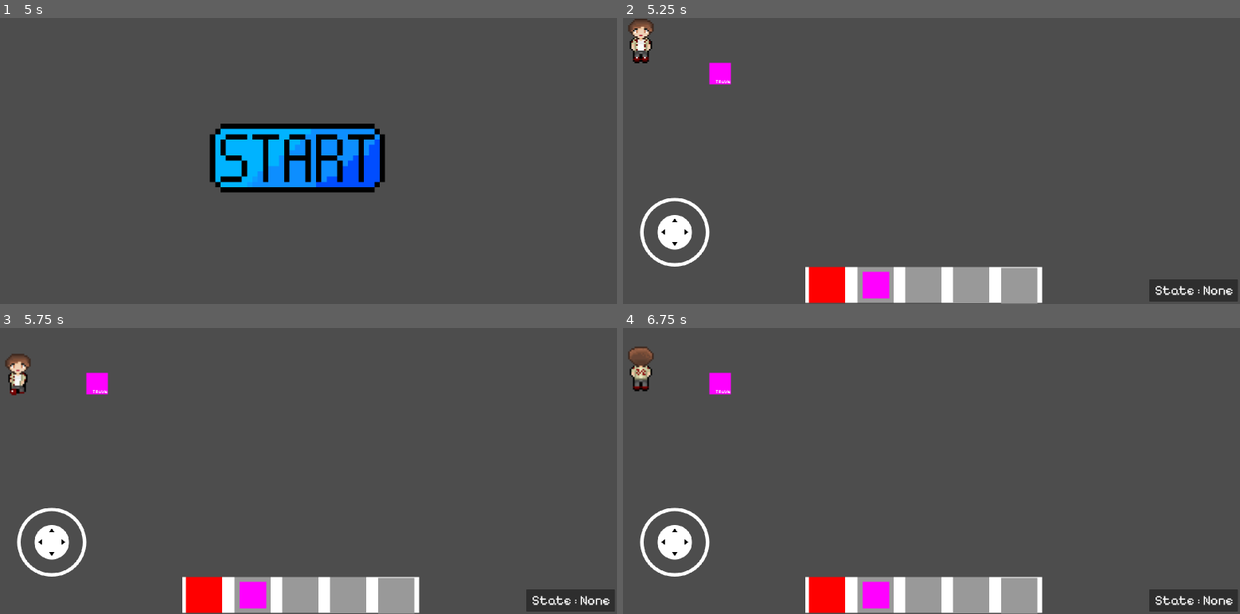
Above: before the commit, frames 1-4 (two rows, left to right).
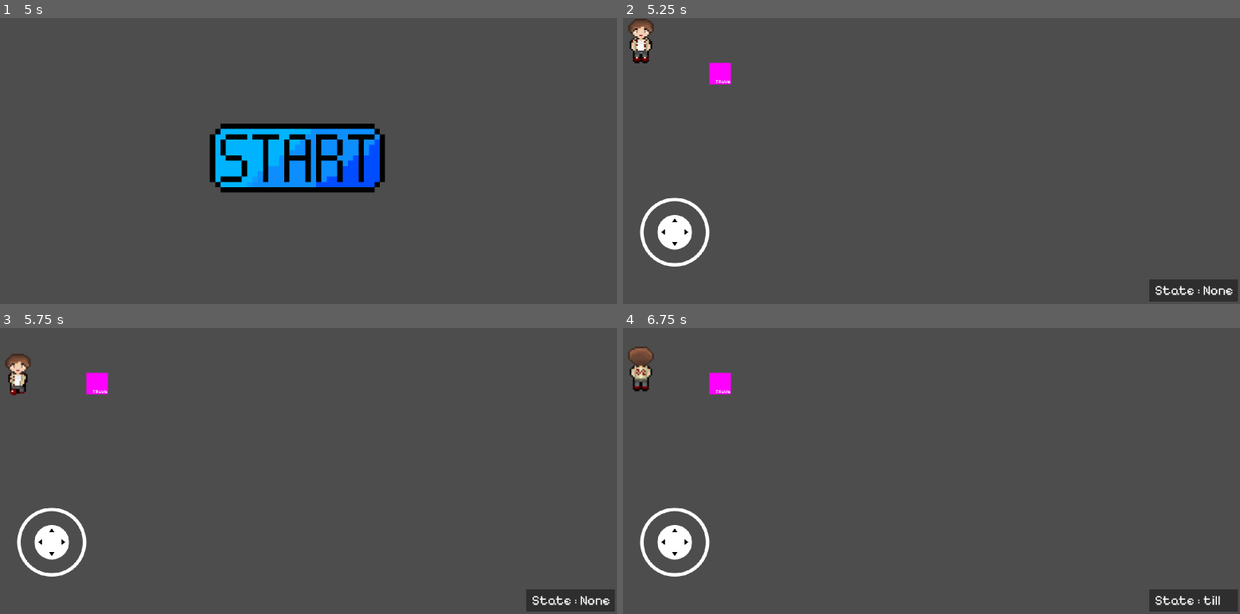
Above: after the commit, the same moments.

Repository: FelixSalim/RevitalizationOfElyoris
Game: Godot game, scene res://MainMenu.tscn
Same seed, same stepped clock (60 frames per second), same inputs: the game is played once before the commit and once after it.
Inputs (mouse positions are in pixels of both pictures, inside the frame that each line leads up to):
- Up to frame 1 (5 s): tap Enter (ui_accept) at 0.5, 0.77, 1.25, 2, 2.75, 3.5, 3.77, 4.25 s; move the mouse to (438, 146) at 0.52 s; hold Right (ui_right) 0.53-1.25 s; tap 1 (ui_equip_till_later_will_be_replaced) at 0.6, 2.1, 3.6 s; click (438, 146) at 0.67 s; tap 0 (ui_unequip) at 0.8, 2.3, 3.8 s; drag from (172, 175) to (265, 218) at 1.27 s; move the mouse to (364, 98) at 2.02 s; hold Right (ui_right) 2.03-2.75 s; drag from (265, 218) to (104, 118) at 2.77 s; move the mouse to (487, 203) at 3.52 s; hold Left (ui_left) 3.53-4.25 s; drag from (104, 118) to (203, 89) at 4.27 s
- Up to frame 2 (5.25 s): move the mouse to (956, 161) at 5.02 s; hold Down (ui_down) from 5.03 s (still down); tap 1 (ui_equip_till_later_will_be_replaced) at 5.1 s; click (956, 161) at 5.17 s
- Up to frame 3 (5.75 s): keep holding Down (ui_down); tap 0 (ui_unequip) at 5.3 s
- Up to frame 4 (6.75 s): release Down (ui_down) at 5.75 s; drag from (826, 399) to (795, 485) at 5.77 s; move the mouse to (1061, 456) at 6.52 s; hold Up (ui_up) from 6.53 s (still down); tap 1 (ui_equip_till_later_will_be_replaced) at 6.6 s

Frame 1 is identical in both runs. In frame 2, 4.9% of the frame differs, in the area x 29-68%, y 86-100%; in frame 3, 4.9%; in frame 4, 5.0%, in the area x 29-99%, y 86-100%.

Commit message:
feat: Player can till a tillable land

Diff:
--- a/Player/Player.gd
+++ b/Player/Player.gd
@@ -32,6 +32,13 @@
 		move_up()
 	if Input.is_action_pressed("ui_down"):
 		move_down()
+
+	# Calls for interaction
+	# currently prototype, later will change so that this state is enterred via equipping tools
+	if Input.is_action_just_pressed("ui_equip_till_later_will_be_replaced"):
+		change_interacting_state("till")
+	if Input.is_action_just_pressed("ui_unequip"):
+		change_interacting_state("none")
 
 	# Update Velocity
 	velocity = velocity.normalized() * speed * delta
--- /dev/null
+++ b/ShowStateDebug.gd
@@ -0,0 +1,5 @@
+extends Label
+
+# Called every frame. 'delta' is the elapsed time since the previous frame.
+func _process(delta: float) -> void:
+	self.text = "State : " + Game.currentInteractingState
--- /dev/null
+++ b/UI.tscn
@@ -0,0 +1,30 @@
+[gd_scene load_steps=3 format=3 uid="uid://ccy2104o4brdk"]
+
+[ext_resource type="PackedScene" uid="uid://dmr0fcamx7t56" path="res://addons/virtual_joystick/virtual_joystick_scene.tscn" id="1_iio50"]
+[ext_resource type="Script" path="res://ShowStateDebug.gd" id="2_4y0qv"]
+
+[node name="UI" type="CanvasLayer"]
+
+[node name="Virtual Joystick" parent="." instance=ExtResource("1_iio50")]
+offset_left = 75.0
+offset_top = -466.0
+offset_right = 375.0
+offset_bottom = -166.0
+scale = Vector2(1.3, 1.3)
+joystick_mode = 1
+
+[node name="Panel" type="Panel" parent="."]
+offset_left = 2058.0
+offset_top = 987.0
+offset_right = 2392.0
+offset_bottom = 1071.0
+
+[node name="CurrentState" type="Label" parent="Panel"]
+layout_mode = 0
+offset_left = 21.0
+offset_top = 11.0
+offset_right = 316.0
+offset_bottom = 71.0
+theme_override_font_sizes/font_size = 50
+text = "State : None"
+script = ExtResource("2_4y0qv")
